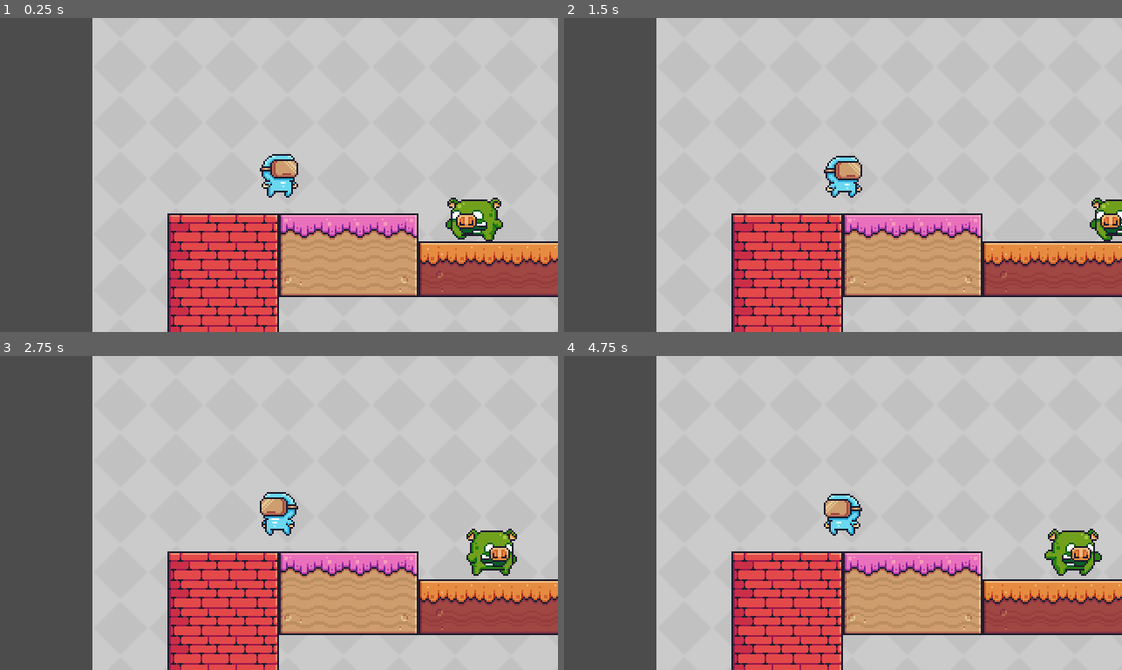
Above: before the commit, frames 1-4 (two rows, left to right).
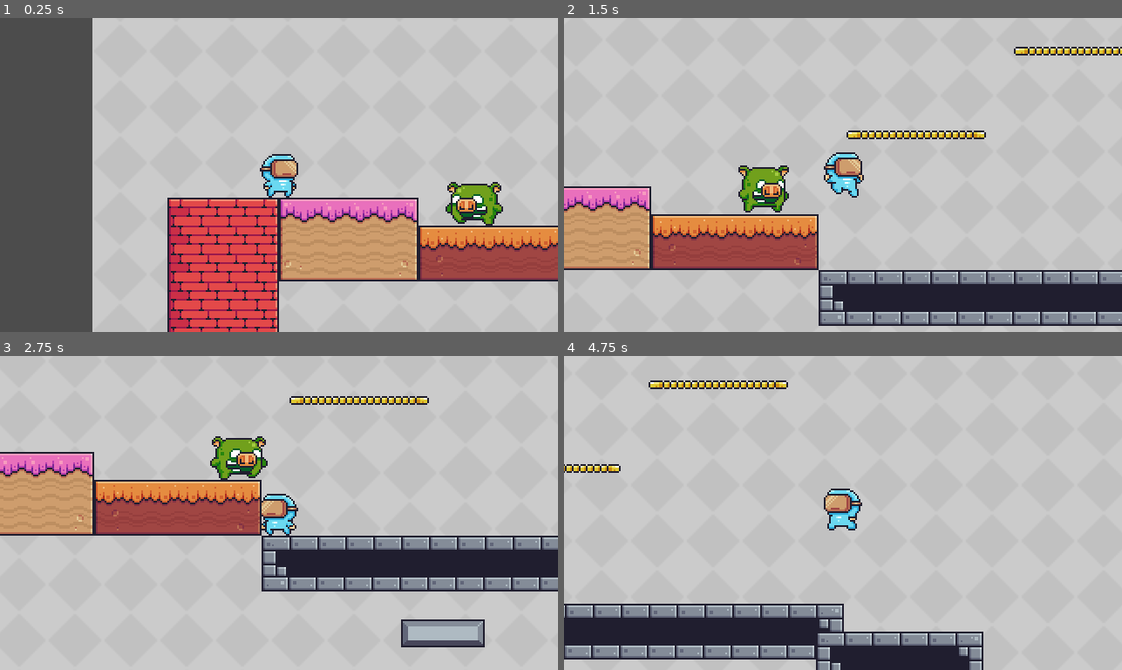
Above: after the commit, the same moments.

Repository: oucar/437-final
Game: Godot game, scene res://Levels/Level1.tscn
Two runs of this game, one before a commit and one after it. Both use one fixed random seed, a clock stepped at 60 frames per second and the inputs below.
Inputs:
- Up to frame 1 (0.25 s): no input
- Up to frame 2 (1.5 s): hold D (right) from 0.53 s (still down); tap Space (jump) at 0.77 s
- Up to frame 3 (2.75 s): tap Space (jump) at 1.52 s; release D (right) at 2.03 s; hold A (left) from 2.03 s (still down)
- Up to frame 4 (4.75 s): release A (left) at 2.78 s; hold D (right) 2.78-4.28 s; tap Space (jump) at 3.02, 3.77, 4.52 s; hold A (left) from 4.28 s (still down)

The runs differ from the first frame. In frame 1, 15% of the frame differs, in the area x 30-100%, y 51-100%; in frame 2, 45%; in frame 3, 48%, in the area x 0-100%, y 0-100%; in frame 4, 42%.
Error before the commit: Trying to assign value of type 'Nil' to a variable of type 'Vector2'. (res://Characters/Player.gd:33)

Commit message:
fixed a bug

Diff:
--- a/Characters/Player.gd
+++ b/Characters/Player.gd
@@ -45,7 +45,7 @@
 func normal_move(input):
 	flip_direction_handler(input)
 
-	velocity = Vector2(
+	return Vector2(
 		input.x * MOVE_SPEED,
 		min(velocity.y + GameSettings.GRAVITY, GameSettings.TERMINAL_VELOCITY)
 	)
Not shown, changed: .DS_Store
Not shown, changed: README.md
